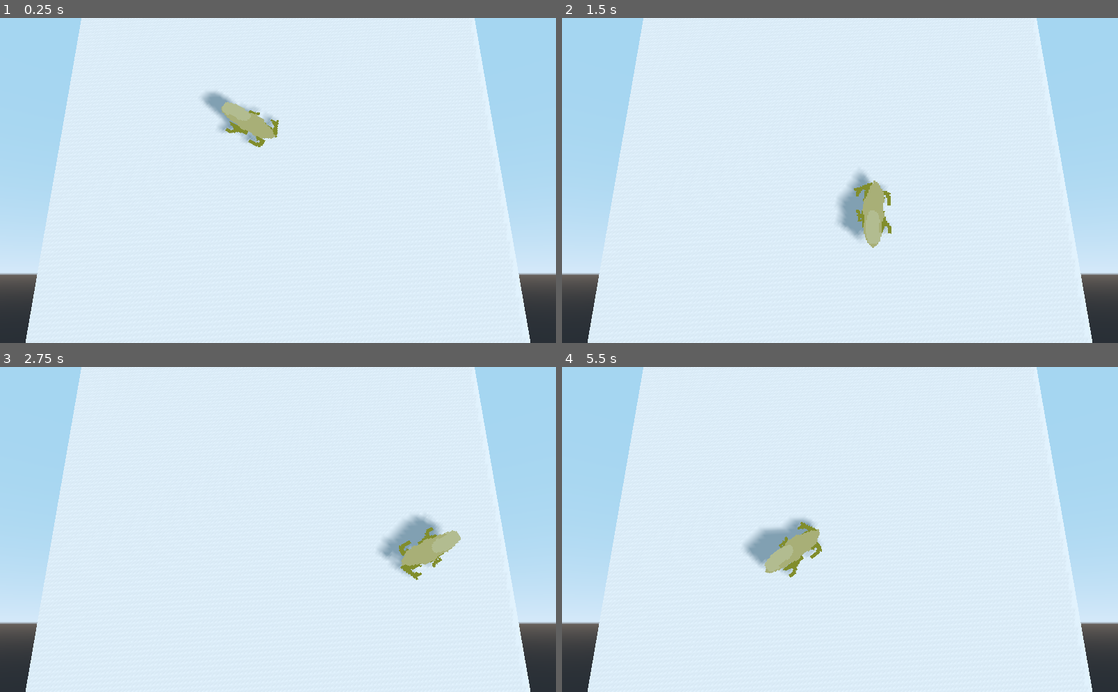
Above: before the commit, frames 1-4 (two rows, left to right).
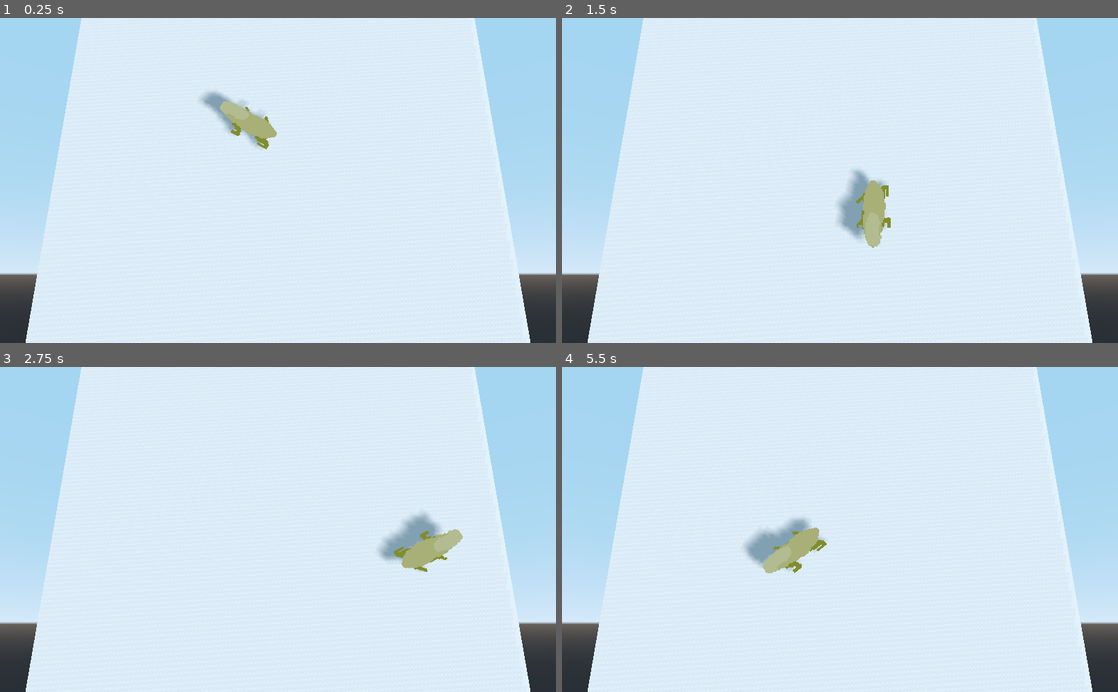
Above: after the commit, the same moments.

Repository: nfitzen/gtmk-game-jam-2021
Game: Godot game, scene res://instances/scenes/main3d.tscn
Two runs of this game, one before a commit and one after it. Both use one fixed random seed, a clock stepped at 60 frames per second and the inputs below. Before the commit the project starts from res://instances/scenes/main.tscn.
Inputs:
- Up to frame 1 (0.25 s): no input
- Up to frame 2 (1.5 s): hold D (right) 0.53-1.28 s; hold Q (turn_ccw) 0.53-1.28 s; hold S (down) from 1.28 s (still down); tap E (turn_cw) at 1.35 s
- Up to frame 3 (2.75 s): release S (down) at 2.03 s; hold D (right) from 2.03 s (still down); hold Q (turn_ccw) from 2.03 s (still down)
- Up to frame 4 (5.5 s): release D (right) at 2.78 s; release Q (turn_ccw) at 2.78 s; hold W (up) 2.78-3.53 s; tap E (turn_cw) at 2.85, 4.35 s; hold Q (turn_ccw) 3.53-4.28 s; hold A (left) 3.53-5.03 s; hold S (down) from 5.03 s (still down); hold Q (turn_ccw) from 5.03 s (still down)

The runs differ from the first frame. In frame 1, 0.3% of the frame differs, in the area x 37-51%, y 25-41%; in frame 2, 0.3%; in frame 3, 0.4%, in the area x 70-84%, y 44-66%; in frame 4, 0.4%.

Commit message:
Add qualityrat sprites and rename 3D scenes

Diff:
--- a/src/instances/objects/player/player.tscn
+++ b/src/instances/objects/player/player3d.tscn
@@ -85,9 +85,8 @@
 flip_h = true
 pixel_size = 0.05
 alpha_cut = 2
-frames = SubResource( 1 )
+frames = SubResource( 5 )
 animation = "walk"
-frame = 3
 playing = true
 
 [node name="Sprite3D2" type="AnimatedSprite3D" parent="Spatial"]
@@ -97,7 +96,6 @@
 alpha_cut = 2
 frames = SubResource( 8 )
 animation = "walk"
-frame = 1
 playing = true
 
 [node name="Sprite3D3" type="AnimatedSprite3D" parent="Spatial"]
@@ -107,5 +105,4 @@
 alpha_cut = 2
 frames = SubResource( 11 )
 animation = "walk"
-frame = 1
 playing = true
--- a/src/instances/scenes/main.tscn
+++ b/src/instances/scenes/main3d.tscn
@@ -1,6 +1,6 @@
 [gd_scene load_steps=3 format=2]
 
-[ext_resource path="res://instances/objects/player/player.tscn" type="PackedScene" id=1]
+[ext_resource path="res://instances/objects/player/player3d.tscn" type="PackedScene" id=1]
 
 [sub_resource type="PlaneMesh" id=1]
 
--- a/src/project.godot
+++ b/src/project.godot
@@ -15,7 +15,7 @@
 [application]
 
 config/name="Rat King"
-run/main_scene="res://instances/scenes/main.tscn"
+run/main_scene="res://instances/scenes/main3d.tscn"
 config/icon="res://icon.png"
 
 [input]
Binary file added: src/assets/sprites/qualityrat.png
Not shown, added: src/assets/sprites/qualityrat.png.import
Binary file added: src/assets/sprites/qualityrat_topdown.png
Not shown, added: src/assets/sprites/qualityrat_topdown.png.import
Not shown: 1 places in src/instances/objects/player/player3d.tscn that only renumber resources
Not shown, changed: .reuse/dep5
Not shown, added: src/assets/sprites/qualityrat.xcf
Not shown, added: src/assets/sprites/qualityrat_topdown.xcf
